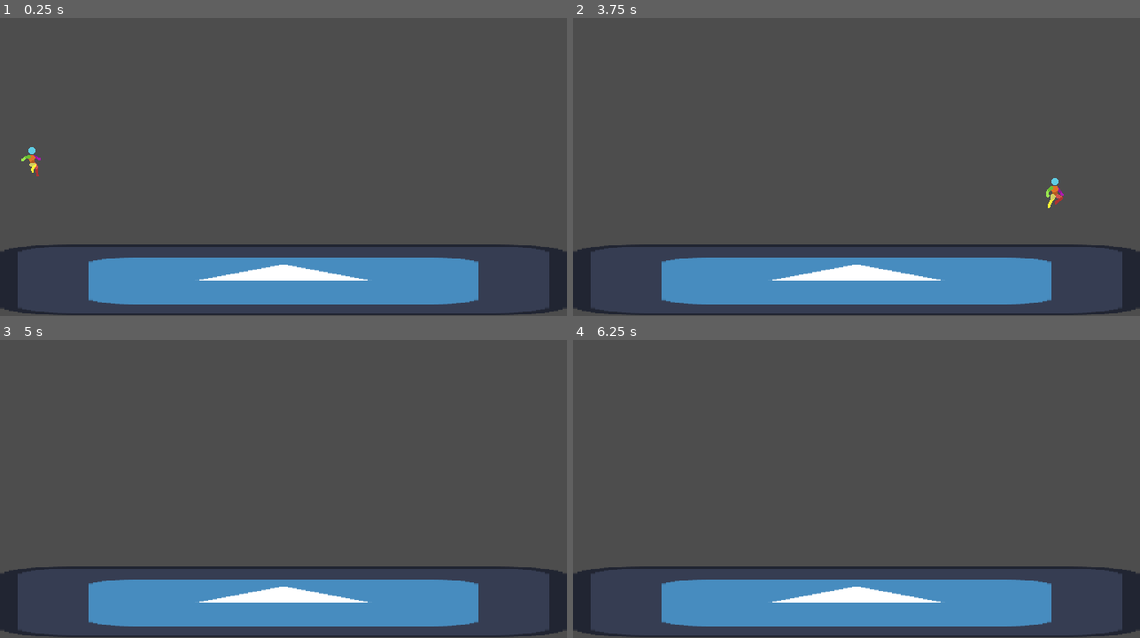
Above: before the commit, frames 1-4 (two rows, left to right).
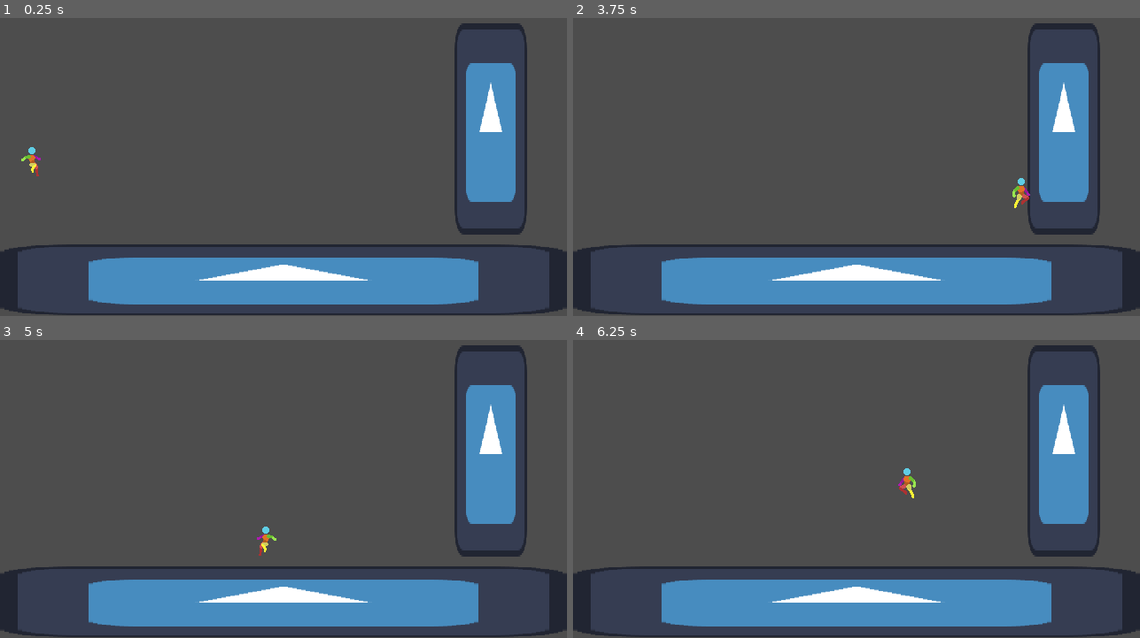
Above: after the commit, the same moments.

Repository: ben360xx/Outta-The-Box-Game-Jam
Game: Godot game, scene res://Scenes/main.tscn
The game is run twice, just before and just after one commit, with the same random seed, the same clock (stepped at 60 frames per second) and the same inputs. The engine's default icon, where the game draws it, is replaced by a stand-in: a white triangle on a blue panel in a dark square.
Inputs (mouse positions are in pixels of both pictures, inside the frame that each line leads up to):
- Up to frame 1 (0.25 s): no input
- Up to frame 2 (3.75 s): tap Enter at 0.5 s; move the mouse to (981, 140) at 0.52 s; hold D (RIGHT) 0.53-2.03 s; tap Space (WALLJUMP, bound only after the commit) at 0.6, 0.77, 1.07, 1.35, 1.52, 1.82, 2.1, 2.85, 3.02, 3.32, 3.6 s; click (981, 140) at 0.67 s; move the mouse to (743, 172) at 1.27 s; click (743, 172) at 1.42 s; move the mouse to (913, 86) at 2.02 s; hold A (LEFT) 2.03-2.78 s; click (913, 86) at 2.17 s; move the mouse to (828, 220) at 2.77 s; hold D (RIGHT) from 2.78 s (still down); click (828, 220) at 2.92 s; move the mouse to (1026, 205) at 3.52 s; click (1026, 205) at 3.67 s
- Up to frame 3 (5 s): tap Space (WALLJUMP, bound only after the commit) at 3.77, 4.07, 4.35, 4.52, 4.82 s; move the mouse to (113, 432) at 4.27 s; release D (RIGHT) at 4.28 s; hold A (LEFT) from 4.28 s (still down); click (113, 432) at 4.42 s
- Up to frame 4 (6.25 s): move the mouse to (884, 480) at 5.02 s; release A (LEFT) at 5.03 s; hold D (RIGHT) 5.03-5.78 s; tap Space (WALLJUMP, bound only after the commit) at 5.1, 5.85, 6.02 s; click (884, 480) at 5.17 s; move the mouse to (771, 399) at 5.77 s; hold A (LEFT) from 5.78 s (still down); click (771, 399) at 5.92 s

The runs differ from the first frame. In frame 1, 5.1% of the frame differs, in the area x 80-93%, y 1-73%; in frame 2, 5.3%, in the area x 77-93%, y 1-73%; in frame 3, 5.3%; in frame 4, 5.3%.

Commit message:
Walljump extra height

Diff:
--- a/Scenes/Test.tscn
+++ b/Scenes/Test.tscn
@@ -277,6 +277,18 @@
 scale = Vector2(0.99999976, 1)
 shape = SubResource("RectangleShape2D_efk68")
 
+[node name="Icon2" type="Sprite2D" parent="." unique_id=1467731889]
+position = Vector2(554, 148.5)
+scale = Vector2(0.6406255, 1.8671875)
+texture = ExtResource("2_0dy5s")
+
+[node name="StaticBody2D" type="StaticBody2D" parent="Icon2" unique_id=83934913]
+
+[node name="CollisionShape2D" type="CollisionShape2D" parent="Icon2/StaticBody2D" unique_id=1753179195]
+position = Vector2(0, 0.7999878)
+scale = Vector2(0.99999976, 1)
+shape = SubResource("RectangleShape2D_efk68")
+
 [node name="Player" type="CharacterBody2D" parent="." unique_id=1900342139]
 position = Vector2(37, 140)
 up_direction = Vector2(0, 1)
--- a/Scripts/player.gd
+++ b/Scripts/player.gd
@@ -30,6 +30,7 @@
 		velocity.x > 0
 		anim.flip_h = false
 
+
 	if Input.is_action_just_pressed("UP") and is_on_floor() and jump:
 		velocity.y = -JUMP_VELOCITY
 		print("jump")
@@ -47,3 +48,6 @@
 
 
 	move_and_slide()
+
+	if is_on_wall() and Input.is_action_just_pressed("WALLJUMP") and jump:
+		velocity.y = -JUMP_VELOCITY
--- a/project.godot
+++ b/project.godot
@@ -65,6 +65,16 @@
 "events": [Object(InputEventKey,"resource_local_to_scene":false,"resource_name":"","device":-1,"window_id":0,"alt_press …(192 unchanged characters)…
 ]
 }
+SHOOT={
+"deadzone": 0.2,
+"events": [Object(InputEventMouseButton,"resource_local_to_scene":false,"resource_name":"","device":-1,"window_id":0,"alt_pressed":false,"shift_pressed":false,"ctrl_pressed":false,"meta_pressed":false,"button_mask":0,"position":Vector2(0, 0),"global_position":Vector2(0, 0),"factor":1.0,"button_index":1,"canceled":false,"pressed":false,"double_click":false,"script":null)
+]
+}
+WALLJUMP={
+"deadzone": 0.2,
+"events": [Object(InputEventKey,"resource_local_to_scene":false,"resource_name":"","device":-1,"window_id":0,"alt_pressed":false,"shift_pressed":false,"ctrl_pressed":false,"meta_pressed":false,"pressed":false,"keycode":0,"physical_keycode":32,"key_label":0,"unicode":32,"location":0,"echo":false,"script":null)
+]
+}
 
 [input_devices]
 
